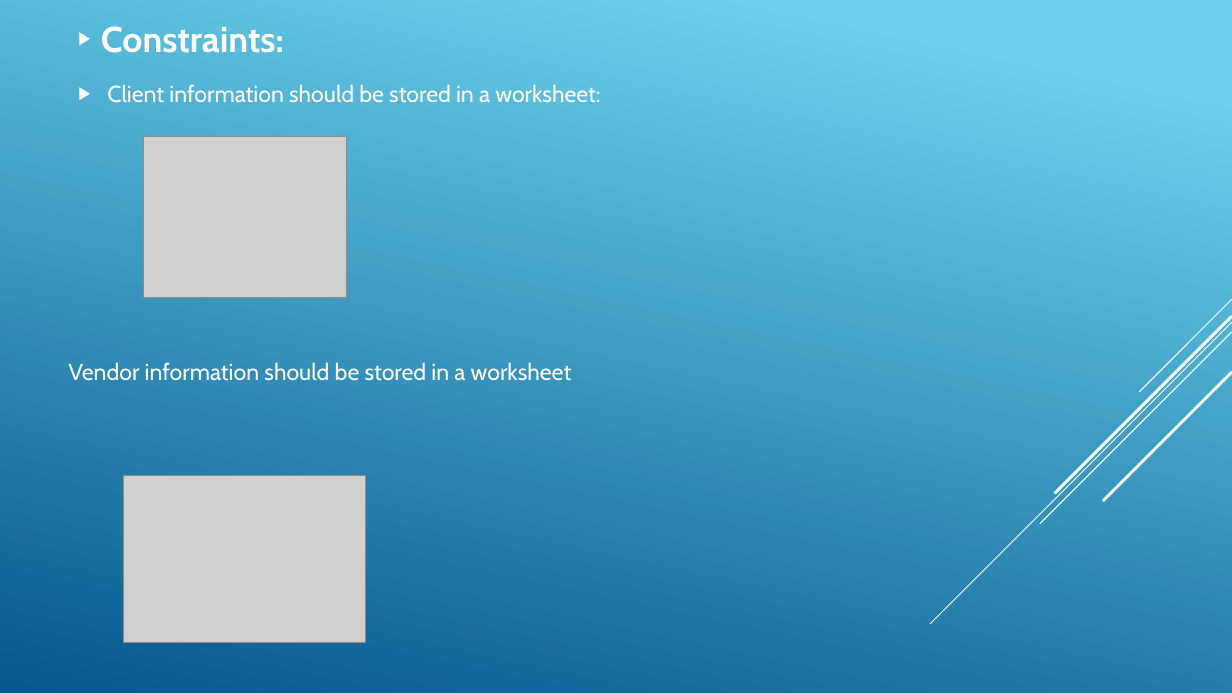
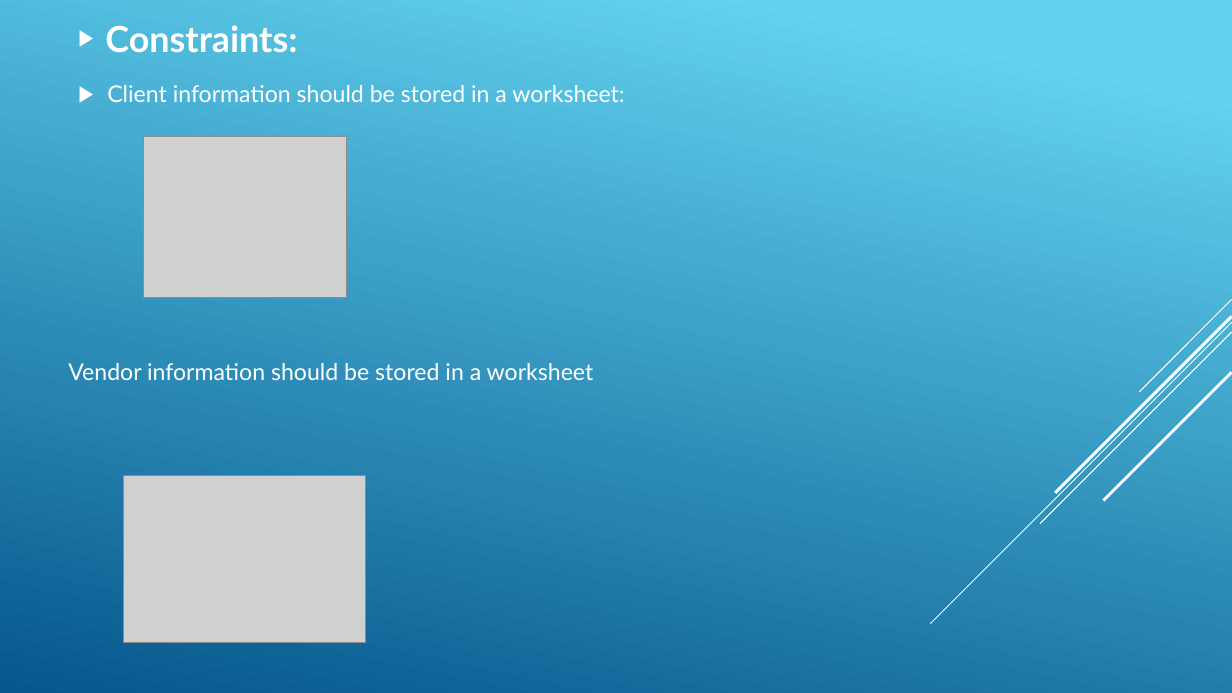
Before and after one commit to 210927-Reston-UiPath/Baraka_H-P0, a slide deck: slide 10 of MVP_Powepoint.pptx. Drawn at 1232x693 pixels with LibreOffice and Linux fonts; fonts in the diff are those of the drawing; grey boxes stand for pictures. Boxes give left, top, right and bottom in pixels: in the first picture for what was removed or moved away, otherwise in the second. Text is boxed around its words. In the diff, an @@ line names an element or a change of style, - is before the commit and + after.

```diff
--- a/MVP_Powepoint.pptx
+++ b/MVP_Powepoint.pptx
@@ background gradient #6ED2EB to #06588E to gradient #62D2EF to #05578D @@
@@ text "Constraints:" at box(105, 25, 624, 102): font Cabin to Lato; indent changed; less space between paragraphs; more space between paragraphs @@
@@ title "Vendor information should be stored ..." at box(68, 363, 594, 380): font Cabin to Lato @@
```
Also in this commit, not shown: 10 other slides changed, 4 slides removed, 11 other files.
